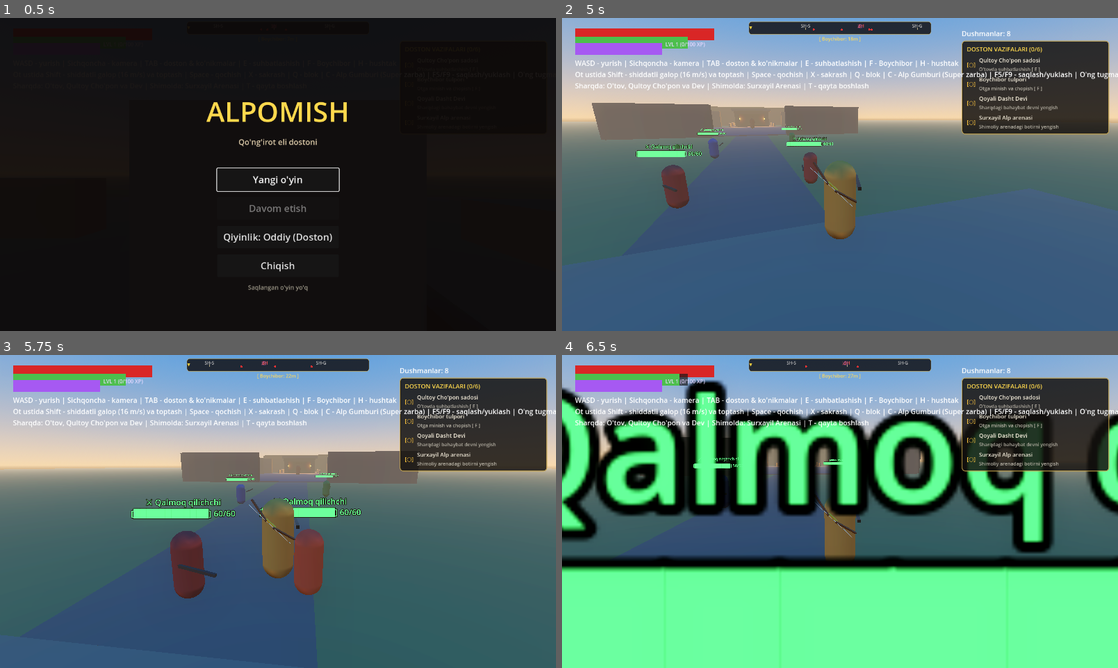
Above: before the commit, frames 1-4 (two rows, left to right).
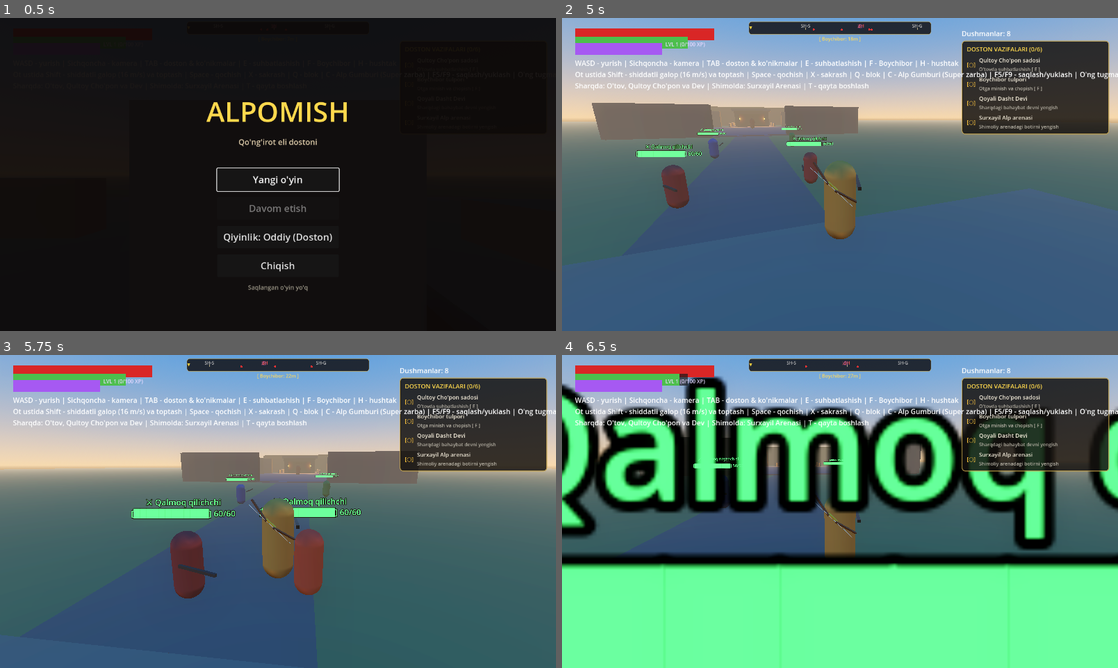
Above: after the commit, the same moments.

Repository: sardorergashev09uzb-commits/yangi
Game: Godot game, scene res://scenes/main.tscn
Two runs of this game, one before a commit and one after it. Both use one fixed random seed, a clock stepped at 60 frames per second and the inputs below.
Inputs (mouse positions are in pixels of both pictures, inside the frame that each line leads up to):
- Up to frame 1 (0.5 s): no input
- Up to frame 2 (5 s): click "Yangi o'yin" at 0.5 s; tap Enter at 1.25 s; move the mouse to (867, 174) at 1.27 s; hold Right mouse button (aim) 1.28-2.03 s; hold W (move_forward) from 1.28 s (still down); click (867, 174) at 1.42 s; tap X (jump) at 1.52, 2.27, 3.77, 4.52 s; move the mouse to (812, 174) at 2.02 s; tap R (attack_heavy) at 2.1 s; move the mouse to (851, 168) at 2.77 s; click (851, 168) at 2.85 s; move the mouse to (834, 180) at 3.52 s; tap Q (block) at 3.6 s; click (834, 180) at 3.67 s; move the mouse to (878, 177) at 4.27 s; tap Space (dodge) at 4.35 s
- Up to frame 3 (5.75 s): keep holding W (move_forward); move the mouse to (233, 508) at 5.02 s; tap F (interact) at 5.1 s; tap X (jump) at 5.27 s
- Up to frame 4 (6.5 s): keep holding W (move_forward); move the mouse to (845, 511) at 5.77 s; hold Shift (sprint) from 5.78 s (still down); click (845, 511) at 5.92 s

Frame 1 is identical in both runs. In frame 2, 0.1% of the frame differs, in the area x 13-49%, y 37-61%; in frame 3, less than 0.1%; in frame 4, 16%, in the area x 0-100%, y 6-70%.

Commit message:
feat: implement seamless step-up assist for player, horse, and enemies
- Added step-up assist algorithm using test_move ray and snap checks in CharacterBody3D
- Player climbs obstacles up to 0.45m without jumping (scripts/player/player.gd)
- Horse (Boychibor) climbs ledges and curbs up to 0.65m smoothly (scripts/world/horse.gd)
- Regular enemies climb ledges up to 0.45m and updated AI nav path checking (scripts/enemies/enemy.gd)
- Steppe Giant and Boss Surxayil climb steps up to 0.85m / 0.70m (scripts/enemies/steppe_giant.gd, scripts/enemies/boss_surxayil.gd)
- Added gentle entrance and bridge transition ramps in Arena (scripts/world/arena.gd)
- Created automated test for Player, Horse, and Enemy step-up validation (tests/step_test.gd, tests/step_test.tscn)

Diff:
--- a/scripts/enemies/boss_surxayil.gd
+++ b/scripts/enemies/boss_surxayil.gd
@@ -51,6 +51,14 @@
 	add_to_group("hurtable")
 	collision_layer = 1 << 2
 	collision_mask = 1 | (1 << 1)
+
+	# Surxayil uchun pog'onalardan silliq oshib o'tish
+	floor_snap_length = 0.6
+	floor_constant_speed = true
+	floor_max_angle = deg_to_rad(55.0)
+	floor_stop_on_slope = false
+	max_slides = 6
+
 	_build_visuals()
 
 
@@ -150,7 +158,36 @@
 			_tick_recover(delta)
 
 	velocity.y -= gravity * delta
+
+	# Pog'onalar va yo'laklardan sakramasdan chiqish (Step-up assist)
+	_apply_step_up(delta, 0.70)
+
 	move_and_slide()
+
+
+func _apply_step_up(delta: float, max_step_height := 0.70) -> void:
+	if not is_on_floor():
+		return
+	var horiz := Vector3(velocity.x, 0.0, velocity.z)
+	if horiz.length_squared() < 0.01:
+		return
+
+	var move_step := horiz * delta
+	var col_fwd := KinematicCollision3D.new()
+	if test_move(global_transform, move_step, col_fwd):
+		var wall_norm := col_fwd.get_normal()
+		if wall_norm.y < 0.5:
+			var up_vec := Vector3(0.0, max_step_height, 0.0)
+			if not test_move(global_transform, up_vec):
+				var up_xform := global_transform.translated(up_vec)
+				if not test_move(up_xform, move_step):
+					var col_down := KinematicCollision3D.new()
+					if test_move(up_xform.translated(move_step), -up_vec, col_down):
+						if col_down.get_normal().y >= 0.5:
+							var step_up := max_step_height - col_down.get_travel().length()
+							if step_up > 0.005 and step_up <= max_step_height:
+								global_position.y += step_up
+								apply_floor_snap()
 
 
 # ---------------------------------------------------------------- Harakat va tanlov
--- a/scripts/enemies/enemy.gd
+++ b/scripts/enemies/enemy.gd
@@ -65,6 +65,14 @@
 	add_to_group("hurtable")
 	collision_layer = 1 << 2
 	collision_mask = 1 | (1 << 1) | (1 << 2)
+
+	# Pog'onalar, tosh yo'laklar va qiyaliklardan sakramasdan silliq oshib o'tish
+	floor_snap_length = 0.5
+	floor_constant_speed = true
+	floor_max_angle = deg_to_rad(55.0)
+	floor_stop_on_slope = false
+	max_slides = 6
+
 	_build_visuals()
 
 
@@ -158,6 +166,7 @@
 		velocity.x = move_toward(velocity.x, 0.0, 20.0 * delta)
 		velocity.z = move_toward(velocity.z, 0.0, 20.0 * delta)
 		velocity.y -= gravity * delta
+		_apply_step_up(delta)
 		move_and_slide()
 		return
 
@@ -198,6 +207,10 @@
 				state = State.CHASE
 
 	velocity.y -= gravity * delta
+
+	# Pog'ona va tosh yo'laklardan sakramasdan chiqish (Step-up assist)
+	_apply_step_up(delta)
+
 	move_and_slide()
 
 
@@ -309,12 +322,43 @@
 
 
 func _path_clear(dir: Vector3) -> bool:
-	# Dushmanning o'z tanasi bilan sinab ko'ramiz (balandlikdagi to'siqlar ham hisobga olinadi)
 	var col := KinematicCollision3D.new()
 	if not test_move(global_transform, dir * 1.0, col):
 		return true
-	# Yurish mumkin bo'lgan qiyalik (rampa, yer) to'siq emas
-	return col.get_normal().y > 0.7
+	if col.get_normal().y > 0.6:
+		return true
+	# Kichik pog'ona (yo'laklar, toshlar) dushman uchun to'siq emas, ustidan oshib o'tadi
+	var up_vec := Vector3(0.0, 0.45, 0.0)
+	if not test_move(global_transform, up_vec):
+		if not test_move(global_transform.translated(up_vec), dir * 1.0):
+			return true
+	return false
+
+
+func _apply_step_up(delta: float, max_step_height := 0.45) -> void:
+	if not is_on_floor():
+		return
+	var horiz := Vector3(velocity.x, 0.0, velocity.z)
+	if horiz.length_squared() < 0.01:
+		return
+
+	var move_step := horiz * delta
+	var col_fwd := KinematicCollision3D.new()
+	if test_move(global_transform, move_step, col_fwd):
+		var wall_norm := col_fwd.get_normal()
+		if wall_norm.y < 0.5:
+			var up_vec := Vector3(0.0, max_step_height, 0.0)
+			if not test_move(global_transform, up_vec):
+				var up_xform := global_transform.translated(up_vec)
+				if not test_move(up_xform, move_step):
+					var col_down := KinematicCollision3D.new()
+					if test_move(up_xform.translated(move_step), -up_vec, col_down):
+						if col_down.get_normal().y >= 0.5:
+							var step_up := max_step_height - col_down.get_travel().length()
+							if step_up > 0.005 and step_up <= max_step_height:
+								global_position.y += step_up
+								apply_floor_snap()
+
 
 
 # ---------------------------------------------------------------- Hujum tokeni
--- a/scripts/enemies/steppe_giant.gd
+++ b/scripts/enemies/steppe_giant.gd
@@ -30,6 +30,13 @@
 	add_to_group("hurtable")
 	collision_layer = 1 << 2
 	collision_mask = 1 | (1 << 1)
+
+	# Dev uchun pog'onalar va toshlardan oshib o'tish
+	floor_snap_length = 0.6
+	floor_constant_speed = true
+	floor_max_angle = deg_to_rad(55.0)
+	floor_stop_on_slope = false
+	max_slides = 6
 
 	_build_visuals()
 
@@ -144,7 +151,37 @@
 				state = State.CHASE
 
 	velocity.y -= gravity * delta
+
+	# Pog'onalar va qoyalardan sakramasdan chiqish (Step-up assist)
+	_apply_step_up(delta, 0.85)
+
 	move_and_slide()
+
+
+func _apply_step_up(delta: float, max_step_height := 0.85) -> void:
+	if not is_on_floor():
+		return
+	var horiz := Vector3(velocity.x, 0.0, velocity.z)
+	if horiz.length_squared() < 0.01:
+		return
+
+	var move_step := horiz * delta
+	var col_fwd := KinematicCollision3D.new()
+	if test_move(global_transform, move_step, col_fwd):
+		var wall_norm := col_fwd.get_normal()
+		if wall_norm.y < 0.5:
+			var up_vec := Vector3(0.0, max_step_height, 0.0)
+			if not test_move(global_transform, up_vec):
+				var up_xform := global_transform.translated(up_vec)
+				if not test_move(up_xform, move_step):
+					var col_down := KinematicCollision3D.new()
+					if test_move(up_xform.translated(move_step), -up_vec, col_down):
+						if col_down.get_normal().y >= 0.5:
+							var step_up := max_step_height - col_down.get_travel().length()
+							if step_up > 0.005 and step_up <= max_step_height:
+								global_position.y += step_up
+								apply_floor_snap()
+
 
 
 func _start_throw(dir: Vector3) -> void:
--- a/scripts/player/player.gd
+++ b/scripts/player/player.gd
@@ -103,6 +103,14 @@
 	collision_mask = 1 | (1 << 2)
 	hitbox.collision_layer = 1 << 3
 	hitbox.collision_mask = 1 << 2
+
+	# Pog'onalar, tosh yo'laklar va qiyaliklardan sakramasdan silliq oshib o'tish
+	floor_snap_length = 0.5
+	floor_constant_speed = true
+	floor_max_angle = deg_to_rad(55.0)
+	floor_stop_on_slope = false
+	max_slides = 6
+
 	_build_bow_visuals()
 
 
@@ -157,6 +165,10 @@
 			velocity.x = 0.0
 			velocity.z = 0.0
 			velocity.y -= gravity * delta
+
+	# Pog'ona va notekis tosh yo'laklardan sakramasdan chiqish (Step-up assist)
+	_apply_step_up(delta)
+
 	move_and_slide()
 	_regen(delta)
 
@@ -165,6 +177,32 @@
 	if global_position.y < -3.0 and state != State.DEAD:
 		global_position = _spawn + Vector3.UP * 0.5
 		velocity = Vector3.ZERO
+
+
+## Pog'onalar, tosh yo'laklar va qiyaliklardan sakramasdan silliq oshib o'tish (Step-up assist)
+func _apply_step_up(delta: float, max_step_height := 0.45) -> void:
+	if not is_on_floor():
+		return
+	var horiz := Vector3(velocity.x, 0.0, velocity.z)
+	if horiz.length_squared() < 0.01:
+		return
+
+	var move_step := horiz * delta
+	var col_fwd := KinematicCollision3D.new()
+	if test_move(global_transform, move_step, col_fwd):
+		var wall_norm := col_fwd.get_normal()
+		if wall_norm.y < 0.5: # Tik devor yoki pog'ona yuzi
+			var up_vec := Vector3(0.0, max_step_height, 0.0)
+			if not test_move(global_transform, up_vec):
+				var up_xform := global_transform.translated(up_vec)
+				if not test_move(up_xform, move_step):
+					var col_down := KinematicCollision3D.new()
+					if test_move(up_xform.translated(move_step), -up_vec, col_down):
+						if col_down.get_normal().y >= 0.5:
+							var step_up := max_step_height - col_down.get_travel().length()
+							if step_up > 0.005 and step_up <= max_step_height:
+								global_position.y += step_up
+								apply_floor_snap()
 
 
 # ---------------------------------------------------------------- Oddiy holat
--- a/scripts/world/arena.gd
+++ b/scripts/world/arena.gd
@@ -266,6 +266,11 @@
 	var arena_center := Vector3(0, 0, -82)
 	# Arena tosh poydevori
 	_box(arena_center + Vector3(0, 0.05, 0), Vector3(46, 0.3, 46), Color(0.32, 0.3, 0.35))
+	# Kirish va chiqishdagi silliq pandus / nishabliklar (Ot va aravada to'siqsiz kirish uchun)
+	var ramp_south := _box(arena_center + Vector3(0, 0.07, 24.2), Vector3(14, 0.15, 2.8), Color(0.35, 0.33, 0.38))
+	ramp_south.rotation_degrees.x = -3.5
+	var ramp_north := _box(arena_center + Vector3(0, 0.12, -23.5), Vector3(14, 0.15, 2.5), Color(0.30, 0.28, 0.32))
+	ramp_north.rotation_degrees.x = 3.5
 
 	# Atrof tosh devorlari
 	# Shimoliy devor: Zindon Darvozasiga o'tish yo'li (12 metr kenglikdagi mustahkam arkada)
--- a/scripts/world/horse.gd
+++ b/scripts/world/horse.gd
@@ -164,6 +164,9 @@
 	else:
 		_process_idle(delta)
 
+	# Pog'onalar va tosh yo'laklardan sakramasdan silliq oshib o'tish (Step-up assist)
+	_apply_step_up(delta)
+
 	move_and_slide()
 	_animate_legs(delta)
 
@@ -238,6 +241,31 @@
 			_gallop_dust_timer = 0.16
 			FX.dust(global_position - global_basis.z * 0.9, 4, 0.75)
 			Audio.play_horse_step()
+
+
+func _apply_step_up(delta: float, max_step_height := 0.65) -> void:
+	if not is_on_floor():
+		return
+	var horiz := Vector3(velocity.x, 0.0, velocity.z)
+	if horiz.length_squared() < 0.01:
+		return
+
+	var move_step := horiz * delta
+	var col_fwd := KinematicCollision3D.new()
+	if test_move(global_transform, move_step, col_fwd):
+		var wall_norm := col_fwd.get_normal()
+		if wall_norm.y < 0.5:
+			var up_vec := Vector3(0.0, max_step_height, 0.0)
+			if not test_move(global_transform, up_vec):
+				var up_xform := global_transform.translated(up_vec)
+				if not test_move(up_xform, move_step):
+					var col_down := KinematicCollision3D.new()
+					if test_move(up_xform.translated(move_step), -up_vec, col_down):
+						if col_down.get_normal().y >= 0.5:
+							var step_up := max_step_height - col_down.get_travel().length()
+							if step_up > 0.005 and step_up <= max_step_height:
+								global_position.y += step_up
+								apply_floor_snap()
 
 
 func _check_trample() -> void:
--- /dev/null
+++ b/tests/step_test.gd
@@ -0,0 +1,91 @@
+extends Node
+## Step-Up sinovi: O'yinchi, Ot va Dushman kichik pog'ona va yo'laklardan sakramasdan silliq oshib o'tishini tekshiradi.
+
+const HorseScript = preload("res://scripts/world/horse.gd")
+const EnemyScript = preload("res://scripts/enemies/enemy.gd")
+
+var player: Player
+var horse: CharacterBody3D
+var enemy: CharacterBody3D
+var step_body: StaticBody3D
+
+func _ready() -> void:
+	# 1. Zamin (Y = 0)
+	var ground := StaticBody3D.new()
+	var gcol := CollisionShape3D.new()
+	var gbox := BoxShape3D.new()
+	gbox.size = Vector3(60, 2, 60)
+	gcol.shape = gbox
+	gcol.position.y = -1.0
+	ground.add_child(gcol)
+	add_child(ground)
+
+	# 2. 0.25 metrli tik tosh yo'lak / pog'ona (X = 1.0 dan 10.0 gacha, balandligi 0.25m)
+	step_body = StaticBody3D.new()
+	var scol := CollisionShape3D.new()
+	var sbox := BoxShape3D.new()
+	sbox.size = Vector3(8.0, 0.25, 20.0)
+	scol.shape = sbox
+	scol.position = Vector3(5.0, 0.125, 0.0) # Pog'ona X: 1.0 dan 9.0 gacha, ustki yuzasi Y = 0.25
+	step_body.add_child(scol)
+	add_child(step_body)
+
+	# --- SINTOV 1: O'yinchi (Alpomish) ---
+	var player_scn = load("res://scenes/player.tscn")
+	player = player_scn.instantiate() as Player
+	player.position = Vector3(0.0, 0.1, 0.0)
+	add_child(player)
+
+	await _frames(5)
+
+	for f in range(50):
+		player.velocity = Vector3(4.0, 0, 0)
+		await get_tree().physics_frame
+
+	print("Sinov 1 (Player): X = ", player.global_position.x, " Y = ", player.global_position.y)
+	if player.global_position.x < 2.0 or player.global_position.y < 0.20:
+		printerr("XATO: O'yinchi 0.25m pog'onada to'xtab qoldi!")
+		get_tree().quit(1)
+		return
+
+	# --- SINOV 2: Tulpor (Boychibor) ---
+	horse = HorseScript.new()
+	horse.position = Vector3(0.0, 0.1, 4.0)
+	add_child(horse)
+	await _frames(5)
+
+	for f in range(50):
+		horse.velocity = Vector3(5.0, 0, 0)
+		await get_tree().physics_frame
+
+	var horse_foot_y := horse.global_position.y + 0.35
+	print("Sinov 2 (Horse): X = ", horse.global_position.x, " Foot Y = ", horse_foot_y)
+	if horse.global_position.x < 2.0 or horse_foot_y < 0.20:
+		printerr("XATO: Ot 0.25m pog'onada to'xtab qoldi!")
+		get_tree().quit(1)
+		return
+
+	# --- SINOV 3: Dushman (Askarlar) ---
+	enemy = EnemyScript.new()
+	enemy.kind = EnemyScript.Kind.SWORD
+	enemy.position = Vector3(0.0, 0.1, -4.0)
+	add_child(enemy)
+	await _frames(5)
+
+	for f in range(70):
+		enemy.velocity = Vector3(3.5, 0, 0)
+		await get_tree().physics_frame
+
+	print("Sinov 3 (Enemy): X = ", enemy.global_position.x, " Y = ", enemy.global_position.y)
+	if enemy.global_position.x < 1.5 or enemy.global_position.y < 0.20:
+		printerr("XATO: Dushman 0.25m pog'onada to'xtab qoldi!")
+		get_tree().quit(1)
+		return
+
+	print("BARCHA SINOVLAR MUVAFFAQIYATLI: O'yinchi, Ot va Dushman sakramasdan pog'onaga chiqdi!")
+	get_tree().quit(0)
+
+
+func _frames(n: int) -> void:
+	for i in n:
+		await get_tree().physics_frame
--- /dev/null
+++ b/tests/step_test.tscn
@@ -0,0 +1,6 @@
+[gd_scene load_steps=2 format=3 uid="uid://c_step_test_scene"]
+
+[ext_resource type="Script" path="res://tests/step_test.gd" id="1"]
+
+[node name="StepTest" type="Node"]
+script = ExtResource("1")
